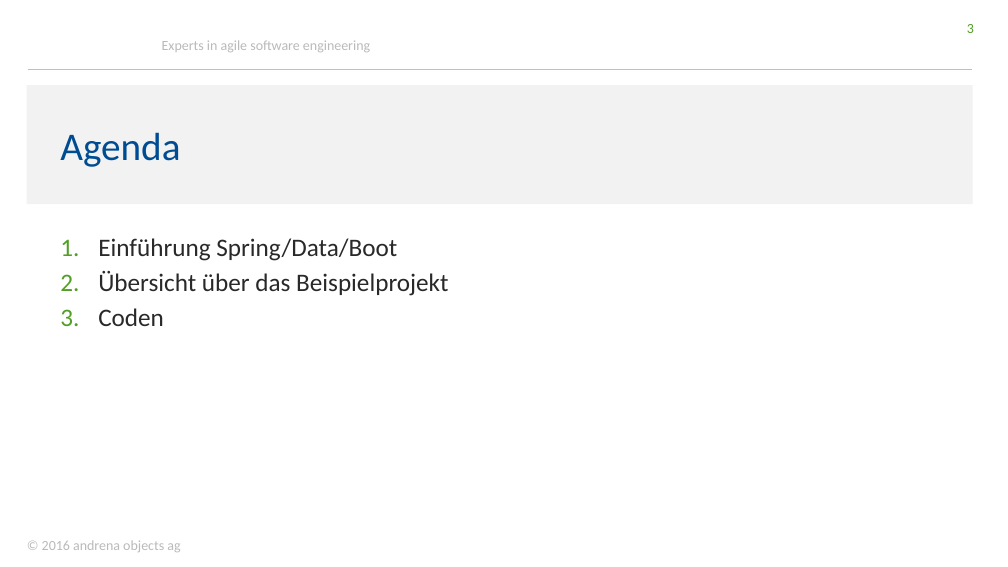
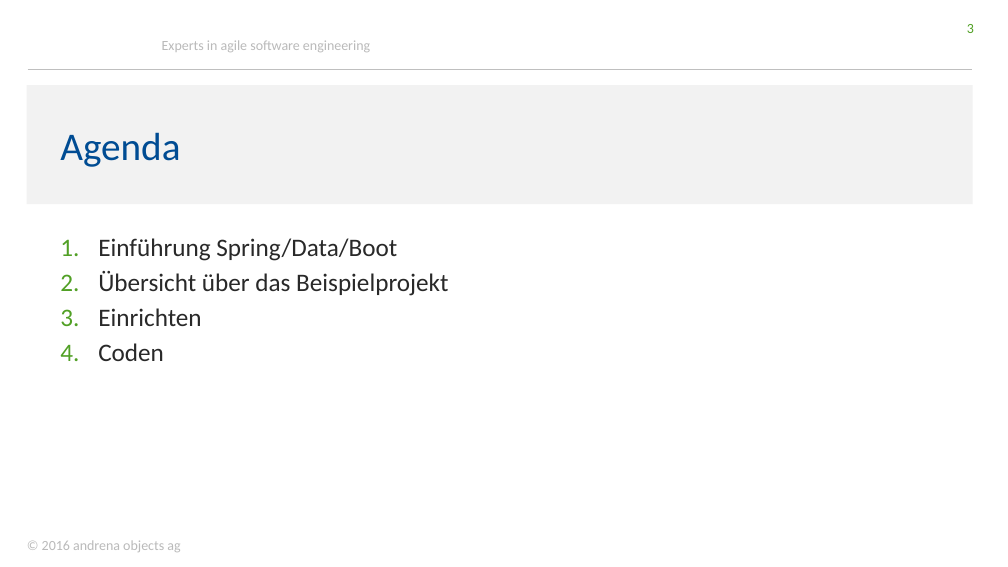
Before and after one commit to stklqt/oop-springboot-springdata-server, a slide deck: slide 3 of springBootDataWorkshop.pptx. Drawn at 1008x567 pixels with LibreOffice and Linux fonts; fonts in the diff are those of the drawing; background and template pictures are left out. Boxes give left, top, right and bottom in pixels: in the first picture for what was removed or moved away, otherwise in the second. Text is boxed around its words. In the diff, an @@ line names an element or a change of style, - is before the commit and + after.

```diff
--- a/springBootDataWorkshop.pptx
+++ b/springBootDataWorkshop.pptx
@@ text at [98, 308, 201, 326]: paragraph added @@
+3. Einrichten
```
Also in this commit, not shown: 2 other slides changed.
